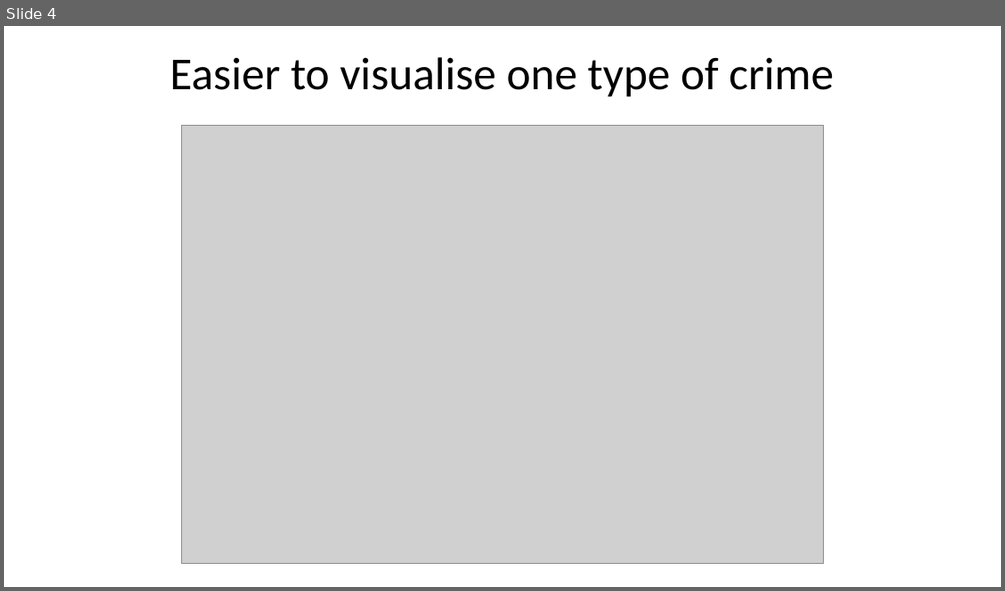
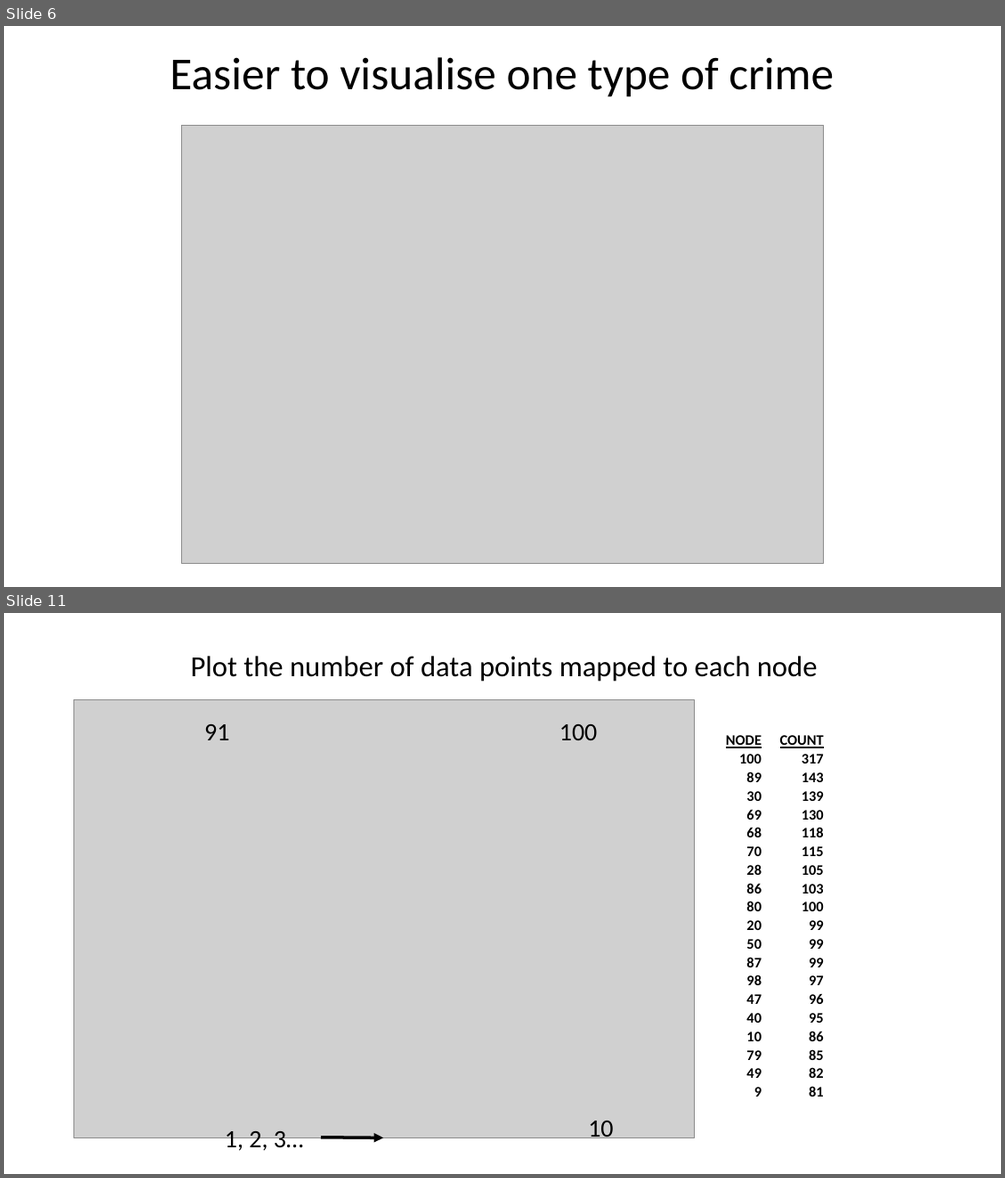
Before and after one commit to dmorison/GIS-in-R-spatial-crime-data-analysis, a slide deck: Mapping London’s crime with R.pptx. Shown one above the other, each under a label of ours: slide 4 before the commit, slides 6 and 11 after it; the slides between them are not shown. The pictures are 1005x591 and 1005x1178 pixels, drawn with LibreOffice and Linux fonts; fonts in the diff are those of the drawing; grey boxes stand for pictures. Boxes give left, top, right and bottom in pixels: in the first picture for what was removed or moved away, otherwise in the second. Text is boxed around its words. In the diff, an @@ line names an element or a change of style, - is before the commit and + after.

```diff
--- a/Mapping London’s crime with R.pptx
+++ b/Mapping London’s crime with R.pptx
@@ slide 11 added at (x1=4, y1=613, x2=1001, y2=1174), background #FFFFFF @@
@@ text added at (x1=191, y1=656, x2=817, y2=682), 28 pt, text #000000 @@
+Plot the number of data points mapped to each node
@@ picture added at (x1=74, y1=699, x2=695, y2=1137) @@
@@ text added at (x1=204, y1=724, x2=229, y2=740), 24 pt, text #000000 @@
+91
@@ text added at (x1=559, y1=724, x2=598, y2=740), 24 pt, text #000000 @@
+100
@@ table added at (x1=700, y1=731, x2=825, y2=1100), 20 rows, 2 columns @@
+NODE | COUNT
+100 | 317
+89 | 143
+30 | 139
+69 | 130
+68 | 118
+70 | 115
+28 | 105
+86 | 103
+80 | 100
+20 | 99
+50 | 99
+87 | 99
+98 | 97
+47 | 96
+40 | 95
+10 | 86
+79 | 85
+49 | 82
+9 | 81
@@ text added at (x1=225, y1=1131, x2=304, y2=1153), 24 pt, text #000000 @@
+1, 2, 3…
@@ arrow added from (321, 1137) to (383, 1138), #000000 3 pt @@
@@ text added at (x1=588, y1=1120, x2=613, y2=1142), 24 pt, text #000000 @@
+10
@@ what was slide 4 is now slide 6 @@
```
Also in this commit, not shown: 5 slides changed, 8 other slides added.
